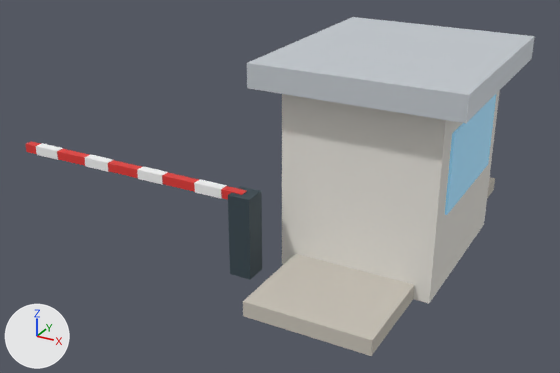
Renders of the glTF model 3d/assets/airport_booth.glb from each side of a commit.
Camera for both pictures: a 50 mm lens placed at (3.26, -8.99, 4.99), pointed at (-1.56, -0.24, 0.61). Lighting does not change. The marker at lower left points along +X, +Y and +Z. The picture after the commit comes second. Where no turn or scale is listed for an object, it has been applied to the vertices. Vertices at exactly the same position are counted once.

Script lines for the objects in view, before the commit:
```python
me_airportbooth_body = bpy.data.meshes.new('AirportBooth_body')
me_airportbooth_body.from_pydata(...)  # 80 vertices, 120 faces; spans x -4.9..1.3, y -2.5..2.5, z 0.0..2.7
# faces by material slot: [12, 12, 12, 12, 12, 12, 48]
me_airportbooth_body.materials.append(mat_walls)  # white #e9e6df
me_airportbooth_body.materials.append(mat_roof)  # light grey #d6dce2
me_airportbooth_body.materials.append(mat_shopwindow)  # blue #8fcbea, glowing blue #4a6c7d
me_airportbooth_body.materials.append(mat_concrete)  # light grey #c9c3b8
me_airportbooth_body.materials.append(mat_darktrim)  # dark blue #37474f
me_airportbooth_body.materials.append(mat_armstripe)  # red #e53935
me_airportbooth_body.materials.append(mat_white)  # white #fafafa
ob_airportbooth_body = bpy.data.objects.new('AirportBooth_body', me_airportbooth_body)
ob_airportbooth_body.location = (0.0, 0.0, 0.0)
```
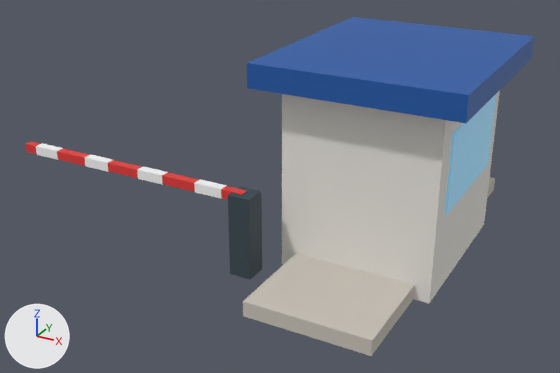
Boxes [x1, y1, x2, y2] around the edits, measured in the pictures (560 x 373 px):
```json
{"part": 1, "of": "me_airportbooth_body", "change": "recoloured", "before": [247, 17, 535, 123], "after": [247, 17, 535, 123], "on screen": "light grey to blue"}
```

The change, as JSON lines over the scene's bpy script:
```json
{"op": "add", "block": "mat_boothroof", "code": ["mat_boothroof = principled_material('BoothRoof')", "mat_boothroof.base_color = (0.013, 0.102, 0.392)  # blue #1e5aa8"]}
{"block": "me_airportbooth_body", "where": "me_airportbooth_body.from_pydata(...)  # 80 vertices, 120 faces; spans x -4.9..1.3, y -2.5..2.5, z 0.0..2.7"}
{"block": "me_airportbooth_body", "where": "# used by ob_airportbooth_body; location = (0.0, 0.0, 0.0)"}
{"block": "me_airportbooth_body", "change": "me_airportbooth_body part 1: all 12 faces that had it switch from mat_roof (light grey #d6dce2) to mat_boothroof (blue #1e5aa8)"}
```
